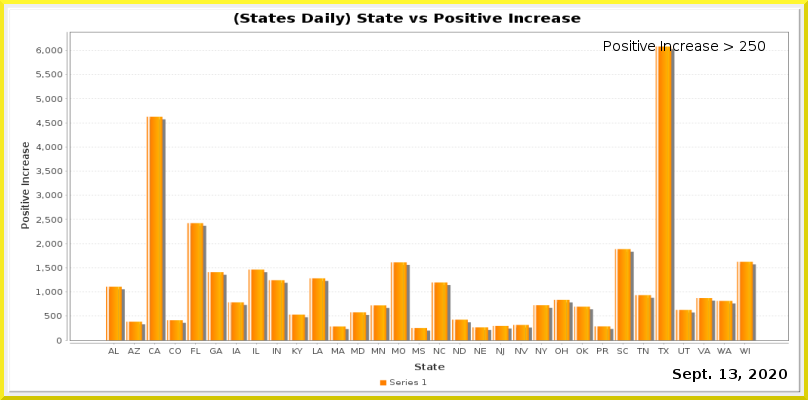
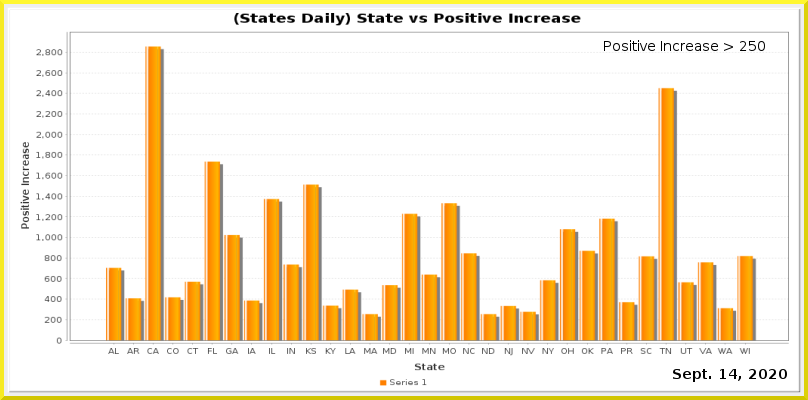
Two versions of the same layered image (808x400). Layer-by-layer changes:
painted on "Current Date" over [729, 369, 737, 379]
painted on "Date_vs_TestIncrease.png" over [36, 46, 789, 356]
